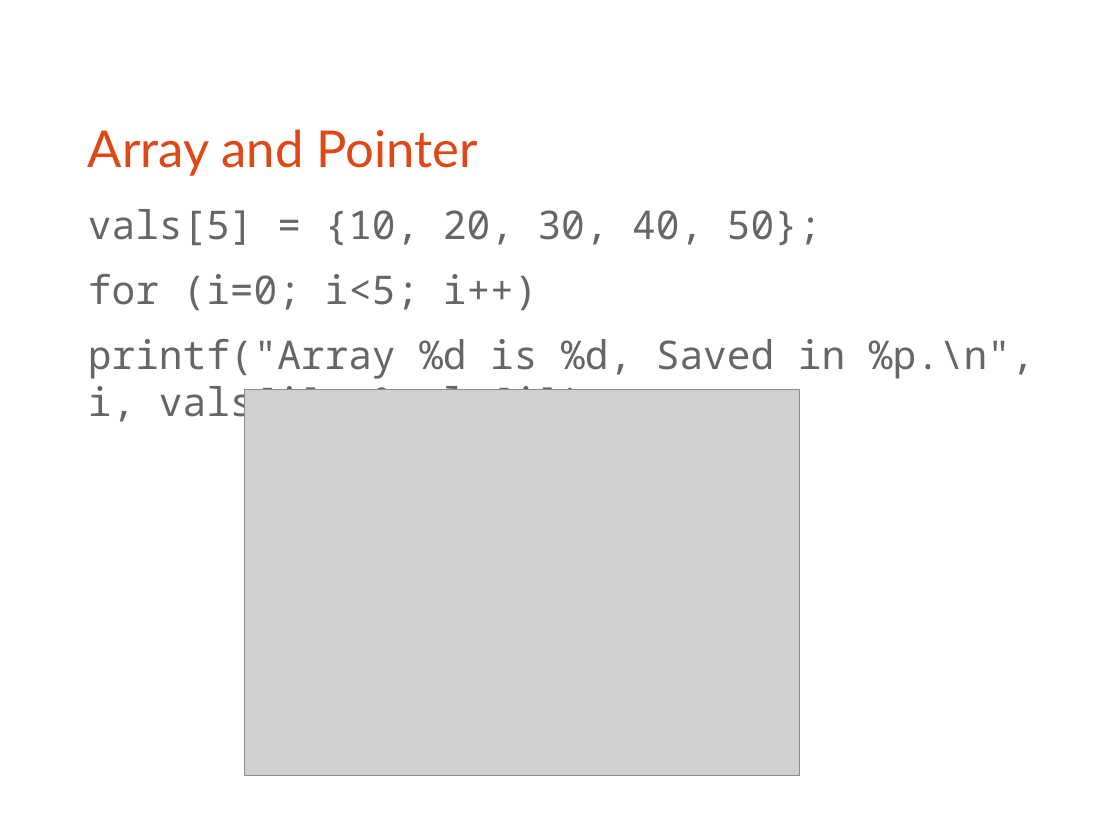
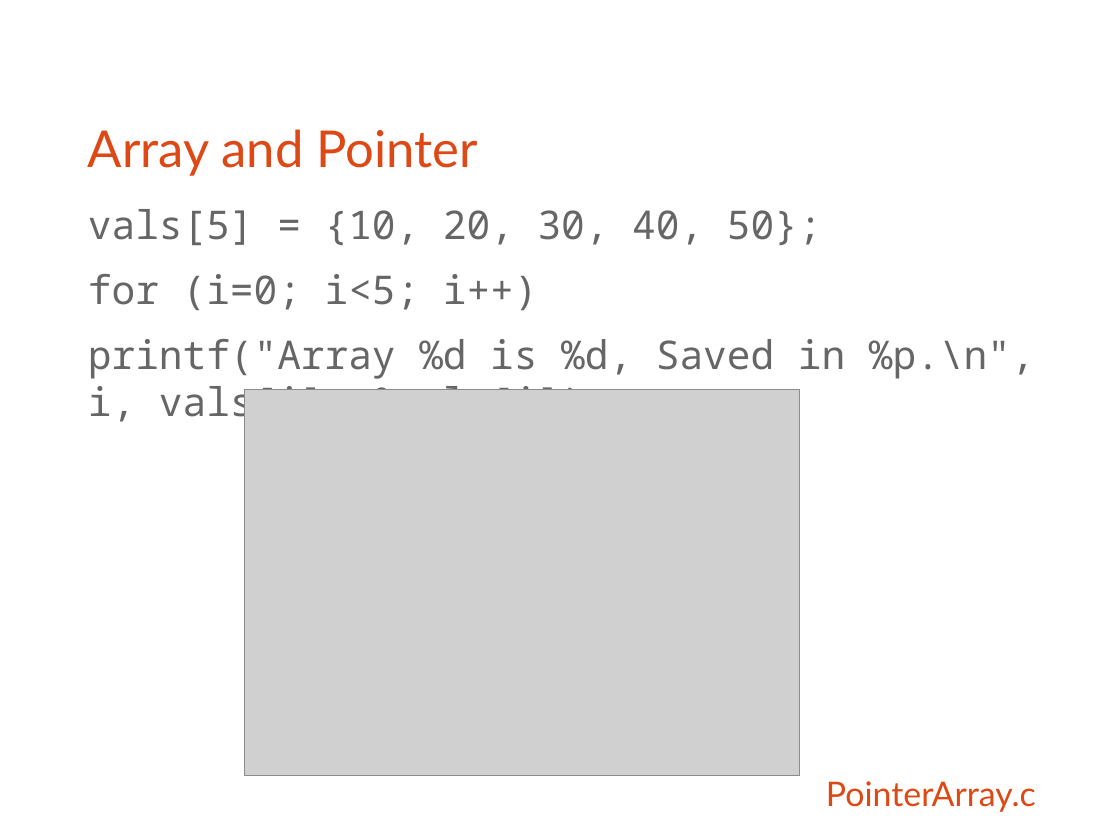
Before and after one commit to bagustris/prokom-tf, a slide deck: slide 17 of slide/prokom4.odp (slide 16 before the commit). Drawn at 1120x840 pixels with LibreOffice and Linux fonts; fonts in the diff are those of the drawing; grey boxes stand for pictures. Boxes give left, top, right and bottom in pixels: in the first picture for what was removed or moved away, otherwise in the second. Text is boxed around its words. In the diff, an @@ line names an element or a change of style, - is before the commit and + after.

Commit message:
add pointerBinky3

```diff
--- a/slide/prokom4.odp
+++ b/slide/prokom4.odp
@@ text added at <box>826,781,1036,812</box>, 24 pt, text #DD4814 @@
+PointerArray.c
```
Also in this commit, not shown: 5 other slides changed, 1 slide added, 8 other files.
